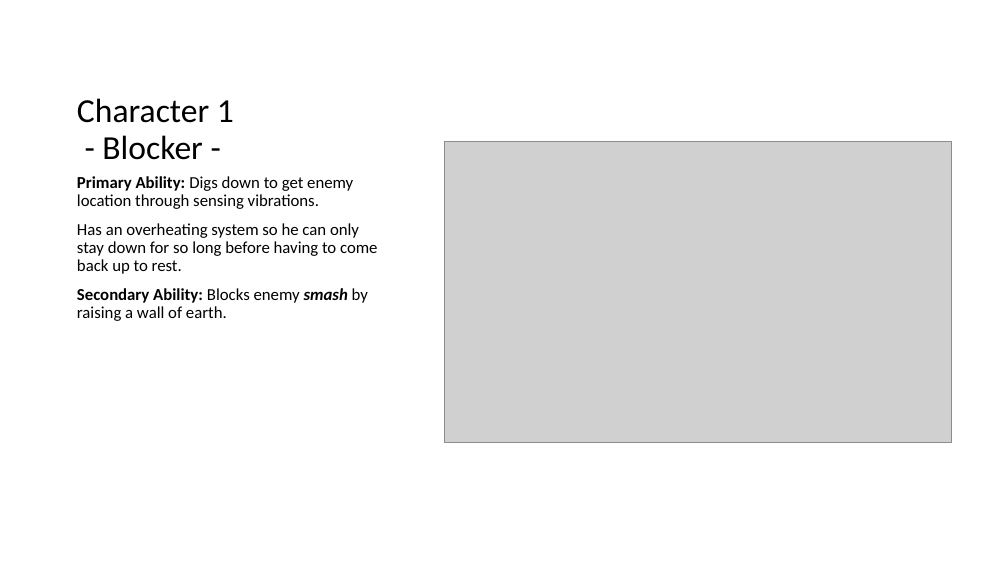
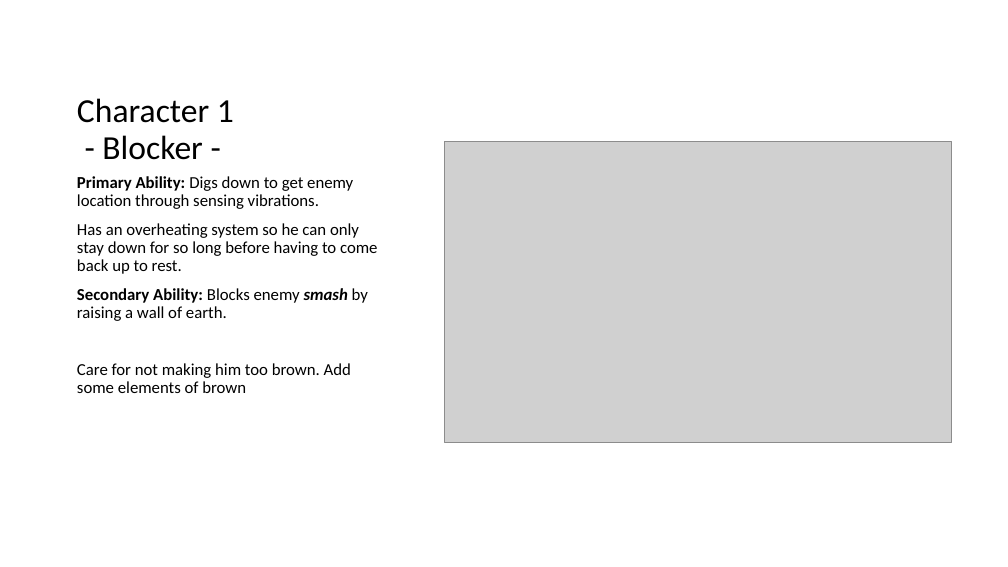
Before and after one commit to Piglettank/WomboCombo, a slide deck: slide 8 of Phase 2 - Writing down the details.pptx. Drawn at 1008x567 pixels with LibreOffice and Linux fonts; fonts in the diff are those of the drawing; grey boxes stand for pictures. Boxes give left, top, right and bottom in pixels: in the first picture for what was removed or moved away, otherwise in the second. Text is boxed around its words. In the diff, an @@ line names an element or a change of style, - is before the commit and + after.

```diff
--- a/Phase 2 - Writing down the details.pptx
+++ b/Phase 2 - Writing down the details.pptx
@@ text at bbox=[77, 363, 351, 393]: paragraph added @@
+Care for not making him too brown. Add some elements of brown
```
Also in this commit, not shown: 5 other slides changed, 2 slides added, 2 other files.
